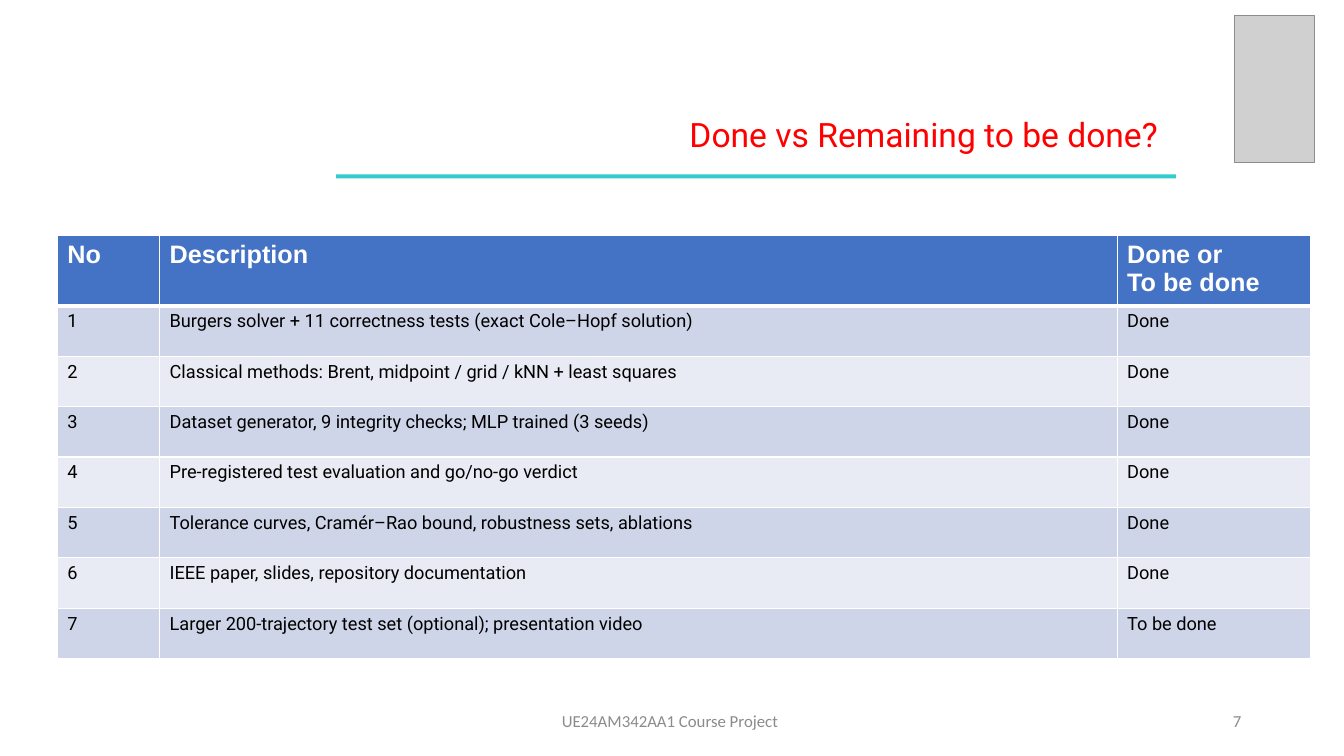
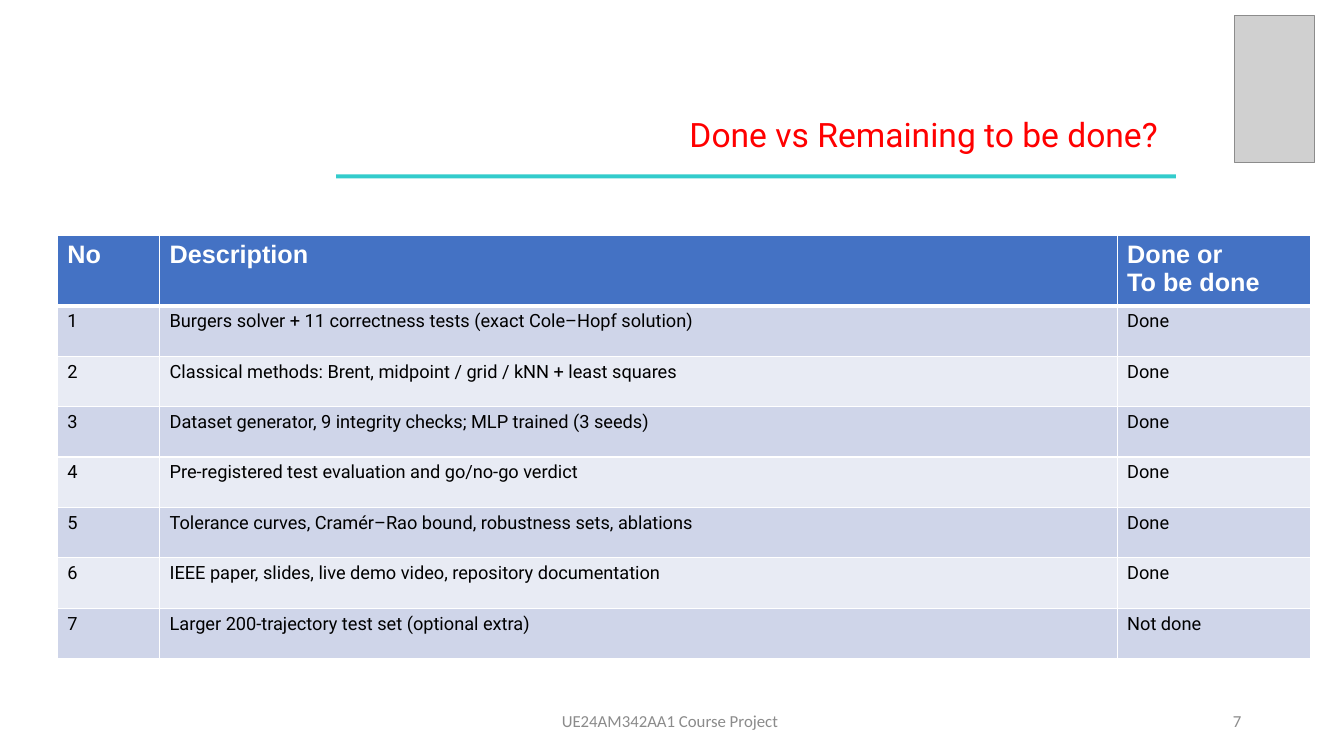
Before and after one commit to minkysponge-wq/Afml-Mini-project, a slide deck: slide 7 of docs/slides/AFML_project_slides.pptx. Drawn at 1344x756 pixels with LibreOffice and Linux fonts; fonts in the diff are those of the drawing; grey boxes stand for pictures. Boxes give left, top, right and bottom in pixels: in the first picture for what was removed or moved away, otherwise in the second. Text is boxed around its words. In the diff, an @@ line names an element or a change of style, - is before the commit and + after.

Commit message:
Slides: cleaner layout and colours; fix clipped axis label in test_paired figure
- body text charcoal with navy labels instead of bright blue; consistent spacing, no autofit
- figures placed in their own columns/rows with fixed gaps; build fails if a picture overlaps text or the footer
- slide 5 caption without a bullet; slide 7 status updated (video done; 200-trajectory test set not done)
- make_figures.py: two-line x label so test_paired.png is no longer cut off

```diff
--- a/docs/slides/AFML_project_slides.pptx
+++ b/docs/slides/AFML_project_slides.pptx
@@ table at bbox=[57, 235, 1311, 646] @@
-row 7, column 2: IEEE paper, slides, repository documentation
+row 7, column 2: IEEE paper, slides, live demo video, repository documentation
-row 8, column 2: Larger 200-trajectory test set (optional); presentation video
+row 8, column 2: Larger 200-trajectory test set (optional extra)
-row 8, column 3: To be done
+row 8, column 3: Not done
```
Also in this commit, not shown: 6 other slides changed, 3 other files.
